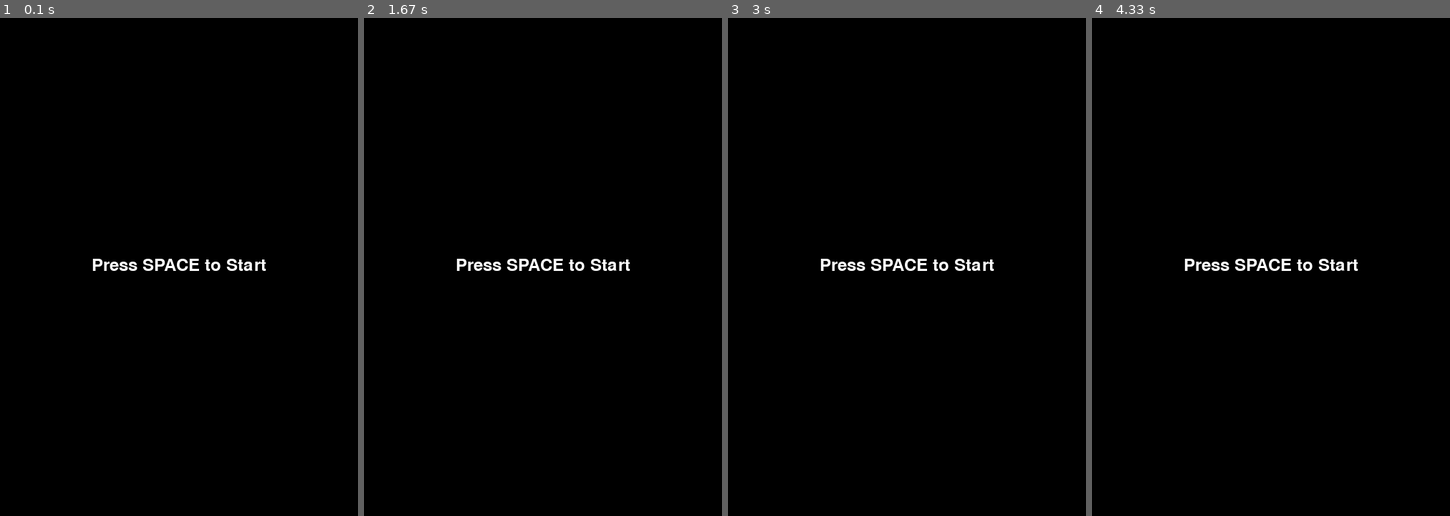
Above: before the commit, frames 1-4 (left to right).
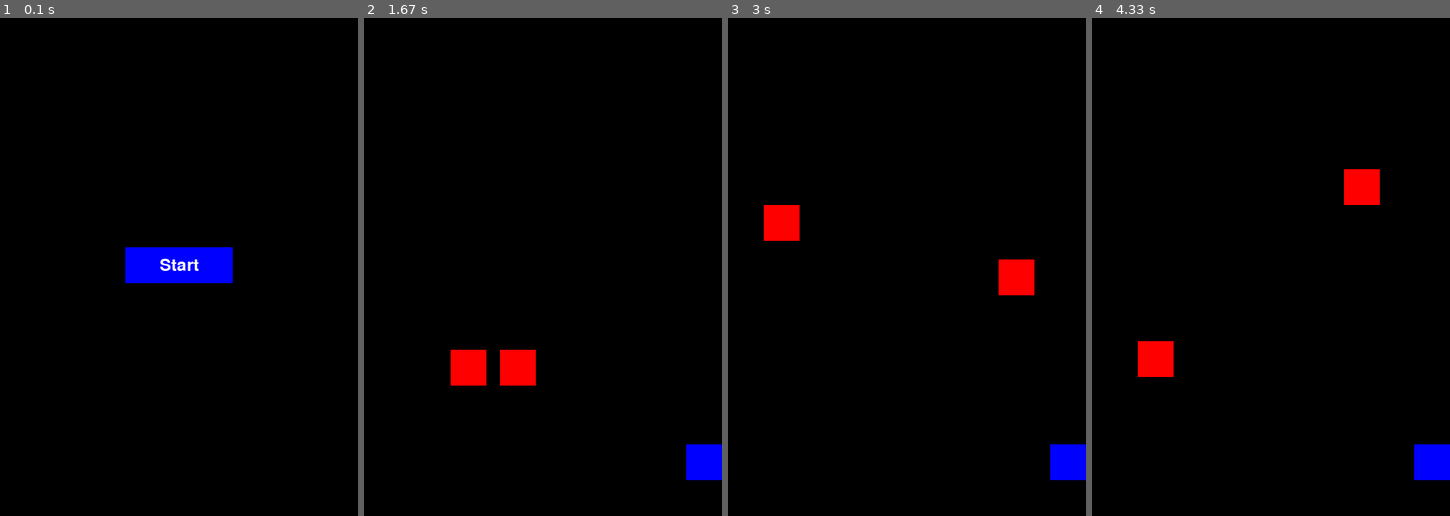
Above: after the commit, the same moments.

Repository: CesarBaquiro/PyGame
Game: pygame game, started from game.py
Same seed, same stepped clock (60 frames per second), same inputs: the game is played once before the commit and once after it.
Inputs (mouse positions are in pixels of both pictures, inside the frame that each line leads up to):
- Up to frame 1 (0.1 s): no input
- Up to frame 2 (1.67 s): press the mouse at (543, 267) at 0.37 s; move the mouse to (500, 267) at 0.47 s; release the mouse at (457, 271) at 0.6 s; hold Right 0.67-1.13 s; move the mouse to (578, 376) at 0.7 s; hold Right 1.17-1.63 s
- Up to frame 3 (3 s): hold Left 2.23-2.63 s; hold Right from 2.67 s (still down)
- Up to frame 4 (4.33 s): release Right at 3.3 s

The runs differ from the first frame. In frame 1, 2.4% of the frame differs, in the area x 25-75%, y 46-54%; in frame 2, 2.8%, in the area x 24-100%, y 48-93%; in frame 3, 2.8%; in frame 4, 2.8%.

Commit message:
Changed the start of the game to a Start button

Diff:
--- a/game.py
+++ b/game.py
@@ -2,7 +2,7 @@
 import pygame
 import random
 
-# Inicializar Pygame
+# Initialize Pygame
 pygame.init()
 
 # --------------- General content-----------------------
@@ -14,10 +14,13 @@
 color_white = (255, 255, 255)
 
 
-# Constantes para la pantalla de inicio--------
+# Constants for the home screen--------
 START_SCREEN = 0
 GAME_SCREEN = 1
 current_screen = START_SCREEN
+
+start_button_rect = pygame.Rect(WIDTH // 2 - 75, HEIGHT // 2 - 25, 150, 50)
+button_clicked = False
 
 # ---------------- Player content-------------------------
 
@@ -37,6 +40,15 @@
 # We subtract the size of the enemy to leave a margin
 enemy_pos = [random.randint(0, WIDTH - enemy_size), 0]
 
+# Enemy positions and speeds
+enemies = []
+enemy_speeds = []
+
+for i in range(2):  # Create two enemies
+    enemies.append([random.randint(0, WIDTH - enemy_size), 0])
+    #We start the first slow lap
+    enemy_speeds.append(random.randint(10, 20))
+
 # ---------------Game screen---------------------
 screen = pygame.display.set_mode((WIDTH, HEIGHT))
 
@@ -47,17 +59,28 @@
 
 #----------------Funtions--------------------------
 def show_start_screen():
-    global current_screen
+    global current_screen, button_clicked
     screen.fill(color_dark)
     font = pygame.font.Font(None, 36)
-    text = font.render("Press SPACE to Start", True, color_white)
+
+    # Dibuja el botón "Start"
+    pygame.draw.rect(screen, color_blue, start_button_rect)
+    text = font.render("Start", True, color_white)
     text_rect = text.get_rect()
-    text_rect.center = (WIDTH // 2, HEIGHT // 2)
+    text_rect.center = start_button_rect.center
     screen.blit(text, text_rect)
-    pygame.display.update()
+
+    # Verifica si se hizo clic en el botón
+    if not button_clicked:
+        if start_button_rect.collidepoint(pygame.mouse.get_pos()):
+            pygame.draw.rect(screen, color_white, start_button_rect, 2)
+            if pygame.mouse.get_pressed()[0]:  # Si se hizo clic
+                button_clicked = True
+        else:
+            pygame.draw.rect(screen, color_blue, start_button_rect, 2)
 
 
-
+    pygame.display.update()
 
 
 # Collision system------------------
@@ -89,12 +112,12 @@
 
     if current_screen == START_SCREEN:
         show_start_screen()
-        for event in pygame.event.get():
-            if event.type == pygame.KEYDOWN and event.key == pygame.K_SPACE:
-                current_screen = GAME_SCREEN
+        if button_clicked:
+            current_screen = GAME_SCREEN
 
     if current_screen == GAME_SCREEN:
 
+#--------------Player movement---------------------
         # If the user presses a key, check which key was pressed
         if event.type == pygame.KEYDOWN:
             # Coordinate X
@@ -105,33 +128,40 @@
             if event.key == pygame.K_RIGHT:
                 x += player_size
 
+        #Verify that the player does not go beyond the limits of the screen-------------------
+
+            if x < 0: # Do not allow it to exit to the left
+                x = 0
+            elif x > WIDTH - player_size:  # Do not allow it to exit to the right
+                x = WIDTH - player_size
+
             # The player's position is assigned to the X coordinate
             player_pos[0] = x
 
     # We restart the screen to create a motion effect
         screen.fill(color_dark)
-
-        if enemy_pos[1] >= 0 and enemy_pos[1] < HEIGHT:
-            enemy_pos[1] += 20
-        else:
-            enemy_pos[0] = random.randint(0, WIDTH - enemy_size)
-            enemy_pos[1] = 0
-
-        # Collisions
-        if detect_collision(player_pos, enemy_pos):
-            game_over = True
+        for i in range(len(enemies)):
+            if enemies[i][1] >= 0 and enemies[i][1] < HEIGHT:
+                enemies[i][1] += enemy_speeds[i]
+            else:
+                enemies[i] = [random.randint(0, WIDTH - enemy_size), 0]
+                enemy_speeds[i] = random.randint(10, 30)
+            pygame.draw.rect(screen, color_red, (enemies[i][0], enemies[i][1], enemy_size, enemy_size))
+            if detect_collision(player_pos, enemies[i]):
+                game_over = True
 
         # We draw our player
         pygame.draw.rect(screen, color_blue,
                         (player_pos[0], player_pos[1], player_size, player_size))
 
         # We draw our enemy
-        pygame.draw.rect(screen, color_red,
-                        (enemy_pos[0], enemy_pos[1], enemy_size, enemy_size))
+        #pygame.draw.rect(screen, color_red,
+         #               (enemy_pos[0], enemy_pos[1], enemy_size, enemy_size))
+
 
         # We limit the Fhz
         clock.tick(30)
         pygame.display.update()
 
-# Finalizar Pygame
+# Finish Pygame
 pygame.quit()
